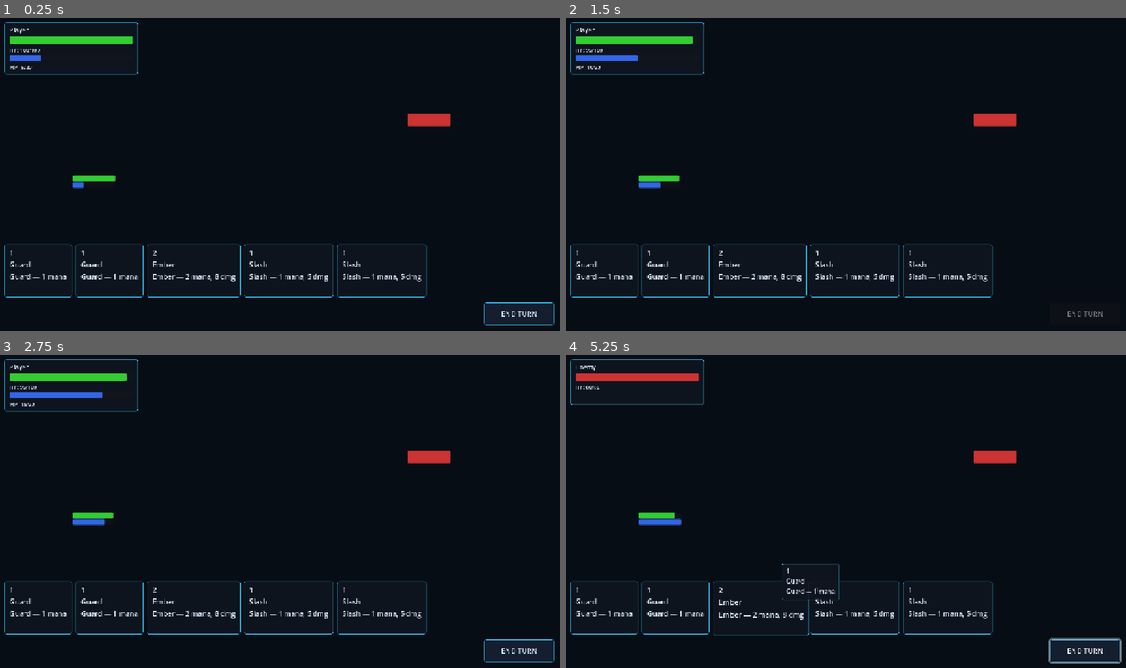
Above: before the commit, frames 1-4 (two rows, left to right).
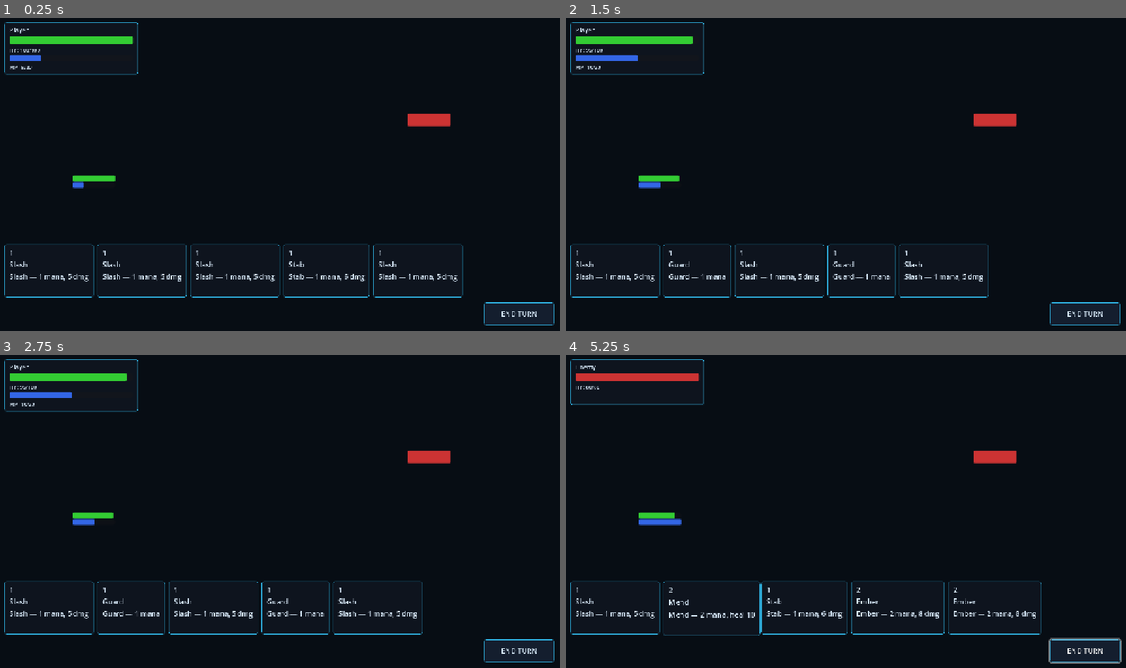
Above: after the commit, the same moments.

Repository: ruizeduardo8506/zero-g
Game: Godot game, scene res://scenes/combat/CombatScene.tscn
Same seed, same stepped clock (60 frames per second), same inputs: the game is played once before the commit and once after it.
Inputs (mouse positions are in pixels of both pictures, inside the frame that each line leads up to):
- Up to frame 1 (0.25 s): no input
- Up to frame 2 (1.5 s): click "END TURN" at 0.5 s; tap Enter (ui_accept) at 1.25 s; drag from (661, 199) to (997, 140) at 1.27 s
- Up to frame 3 (2.75 s): drag from (95, 517) to (431, 477) at 2.02 s
- Up to frame 4 (5.25 s): tap Enter (ui_accept) at 2.75, 4.25 s; hold Right (ui_right) 2.78-3.5 s; click (997, 477) at 2.92 s; drag from (997, 458) to (678, 464) at 3.52 s; drag from (605, 608) to (874, 511) at 4.27 s; drag from (678, 608) to (997, 477) at 5.02 s

The runs differ from the first frame. In frame 1, 1.8% of the frame differs, in the area x 1-83%, y 72-90%; in frame 2, 1.8%; in frame 3, 1.8%; in frame 4, 2.1%, in the area x 1-85%, y 66-90%.

Commit message:
Fix combat mana start and allow multi-card turns.
Start mana at 0 with +5 regen each player turn, auto-resolve single-target plays, and complete discard/draw plus enemy turn and win/loss flow.

Co-authored-by: Cursor <cursoragent@cursor.com>

Diff:
--- a/autoloads/deck_manager.gd
+++ b/autoloads/deck_manager.gd
@@ -24,6 +24,7 @@
 	hand.clear()
 	burn_pile.clear()
 	draw_pile.shuffle()
+	_emit_piles()
 
 
 func draw_cards(amount: int) -> void:
@@ -31,25 +32,66 @@
 		return
 	for _i: int in amount:
 		if hand.size() >= MAX_HAND_SIZE:
-			return
+			break
 		if draw_pile.is_empty():
 			_reshuffle_burn_pile()
 			if draw_pile.is_empty():
-				return
+				break
 		var card: Resource = draw_pile.pop_back()
 		hand.append(card)
+		EventBus.card_drawn.emit(card, "player")
+	_emit_piles()
+	EventBus.hand_updated.emit(_hand_as_card_data())
+
+
+## End-of-turn: all remaining hand cards go to the burn pile.
+func discard_hand() -> void:
+	if hand.is_empty():
+		EventBus.hand_discarded.emit()
+		_emit_piles()
+		return
+	for card: Resource in hand:
+		burn_pile.append(card)
+	hand.clear()
+	EventBus.hand_discarded.emit()
+	_emit_piles()
+	var empty_hand: Array[CardData] = []
+	EventBus.hand_updated.emit(empty_hand)
+
+
+## Move a played card hand → burn without re-emitting card_played (avoids recursion).
+func consume_card(card: Resource) -> bool:
+	if card == null:
+		return false
+	var index: int = hand.find(card)
+	if index < 0:
+		return false
+	hand.remove_at(index)
+	burn_pile.append(card)
+	_emit_piles()
+	return true
+
+
+## Undo a cancelled play — burn → hand.
+func return_card_to_hand(card: Resource) -> bool:
+	if card == null:
+		return false
+	var index: int = burn_pile.find(card)
+	if index < 0:
+		return false
+	burn_pile.remove_at(index)
+	hand.append(card)
+	_emit_piles()
+	return true
 
 
 func play_card(card: Resource, target: Node) -> void:
 	if card == null:
 		push_warning("DeckManager.play_card: card is null")
 		return
-	var index: int = hand.find(card)
-	if index < 0:
+	if not consume_card(card):
 		push_warning("DeckManager.play_card: card not in hand")
 		return
-	hand.remove_at(index)
-	burn_pile.append(card)
 	EventBus.card_played.emit(card, target)
 
 
@@ -63,3 +105,15 @@
 	EventBus.deck_shuffled.emit()
 	# GDD Fatigue: empty-draw reshuffle — combat applies mana burn / debuffs on this signal.
 	EventBus.fatigue_triggered.emit()
+
+
+func _emit_piles() -> void:
+	EventBus.piles_updated.emit(draw_pile.size(), burn_pile.size())
+
+
+func _hand_as_card_data() -> Array[CardData]:
+	var typed: Array[CardData] = []
+	for card: Resource in hand:
+		if card is CardData:
+			typed.append(card as CardData)
+	return typed
--- a/scripts/autoload/combat_state_machine.gd
+++ b/scripts/autoload/combat_state_machine.gd
@@ -48,6 +48,7 @@
 	EventBus.fatigue_triggered.connect(_on_fatigue_triggered)
 	EventBus.card_played.connect(_on_card_played)
 	EventBus.entity_clicked.connect(_on_entity_clicked)
+	EventBus.entity_died.connect(_on_entity_died)
 
 
 ## Call when a party CombatEntity enters combat (or leaves — pass null).
@@ -55,42 +56,94 @@
 	active_player_entity = entity
 
 
+func is_combat_over() -> bool:
+	return current_phase == Phase.VICTORY or current_phase == Phase.DEFEAT
+
+
 func start_combat() -> void:
 	turn_number = 0
 	is_player_turn = true
 	_clear_targeting_state()
 	_transition_to(Phase.SETUP)
+	# Opening hand + mana for the first player turn (GDD: draw 5).
+	_prepare_player_turn_resources()
 
 
 func end_combat(victory: bool) -> void:
-	_clear_targeting_state()
-	_transition_to(Phase.VICTORY if victory else Phase.DEFEAT)
+	_finish_combat(victory)
 
 
 func begin_player_turn() -> void:
+	if is_combat_over():
+		return
 	is_player_turn = true
 	turn_number += 1
 	_clear_targeting_state()
 	_transition_to(Phase.TURN_START)
 
 
+## After the enemy phase — regen mana, draw 5, then start the player turn.
+func end_enemy_turn() -> void:
+	if is_combat_over():
+		return
+	_prepare_player_turn_resources()
+	begin_player_turn()
+
+
 func enter_player_main() -> void:
+	if is_combat_over():
+		return
 	_transition_to(Phase.PLAYER_MAIN)
 
 
 func enter_targeting() -> void:
+	if is_combat_over():
+		return
 	_transition_to(Phase.WAITING_FOR_TARGET)
 
 
 func end_player_turn() -> void:
+	if is_combat_over():
+		return
+	DeckManager.discard_hand()
 	_clear_targeting_state()
 	_transition_to(Phase.TURN_END)
 
 
 func begin_enemy_turn() -> void:
+	if is_combat_over():
+		return
 	is_player_turn = false
 	_clear_targeting_state()
 	_transition_to(Phase.ENEMY_TURN)
+
+
+## Regen mana on all party CombatEntities, then draw the standard hand size.
+func _prepare_player_turn_resources() -> void:
+	_regenerate_player_mana()
+	DeckManager.draw_cards(GameConstants.HAND_START_SIZE)
+
+
+func _regenerate_player_mana() -> void:
+	var tree: SceneTree = get_tree()
+	if tree == null:
+		return
+	var players: Array[Node] = tree.get_nodes_in_group(PLAYER_GROUP)
+	for node: Node in players:
+		if is_instance_valid(node) and node.has_method("regenerate_mana"):
+			node.call("regenerate_mana")
+			if "current_mana" in node and "max_mana" in node:
+				EventBus.mana_updated.emit(
+					int(node.get("current_mana")),
+					int(node.get("max_mana")),
+				)
+
+
+## Abort an in-progress target selection and return to PLAYER_MAIN.
+func cancel_pending_play() -> void:
+	if current_phase != Phase.WAITING_FOR_TARGET:
+		return
+	_cancel_pending_card()
 
 
 func reset() -> void:
@@ -102,6 +155,8 @@
 
 
 func _input(event: InputEvent) -> void:
+	if is_combat_over():
+		return
 	if current_phase != Phase.WAITING_FOR_TARGET:
 		return
 	if pending_card == null:
@@ -126,7 +181,7 @@
 
 ## Card committed from hand.
 func _on_card_played(card_data: Resource, target: Node) -> void:
-	if _resolving_card:
+	if is_combat_over() or _resolving_card:
 		return
 	if current_phase != Phase.PLAYER_MAIN:
 		return
@@ -150,9 +205,23 @@
 		_resolve_card_on_target(target)
 		return
 
-	# Fallback click-to-target (no drag).
+	# Click-to-play with no drag target: auto-cast when only one valid target
+	# (prototype often has a single enemy), otherwise wait for a click.
+	_populate_valid_targets(card_data)
 	_transition_to(Phase.WAITING_FOR_TARGET)
+	if valid_targets.size() == 1:
+		_resolve_card_on_target(valid_targets[0])
+		return
+
 	EventBus.targeting_started.emit(card_data)
+	if valid_targets.is_empty():
+		EventBus.combat_log.emit("No valid targets for %s." % _resolve_card_name(card_data))
+		# Defer restore until card_played listeners finish consuming.
+		var cancelled: Resource = pending_card
+		_clear_targeting_state()
+		_transition_to(Phase.PLAYER_MAIN)
+		call_deferred("_emit_play_cancelled", cancelled)
+		return
 	EventBus.combat_log.emit("Select a target for %s." % _resolve_card_name(card_data))
 
 
@@ -223,8 +292,16 @@
 		EventBus.combat_log.emit("Cancelled %s." % _resolve_card_name(cancelled))
 
 
+func _emit_play_cancelled(card: Resource) -> void:
+	if card == null:
+		return
+	EventBus.card_play_cancelled.emit(card)
+
+
 ## Manual mouse/touch click targeting while WAITING_FOR_TARGET.
 func _on_entity_clicked(target: CombatEntity) -> void:
+	if is_combat_over():
+		return
 	if current_phase != Phase.WAITING_FOR_TARGET:
 		return
 	if pending_card == null or target == null:
@@ -233,6 +310,25 @@
 	if InputManager.is_using_controller:
 		return
 	_resolve_card_on_target(target)
+
+
+func _on_entity_died(entity_id: String) -> void:
+	if is_combat_over():
+		return
+	if entity_id == "player":
+		print("Game Over!")
+		_finish_combat(false)
+	elif entity_id == "enemy":
+		print("You Win!")
+		_finish_combat(true)
+
+
+func _finish_combat(victory: bool) -> void:
+	_clear_targeting_state()
+	_resolving_card = false
+	_transition_to(Phase.VICTORY if victory else Phase.DEFEAT)
+	EventBus.combat_log.emit("You Win!" if victory else "Game Over!")
+	EventBus.combat_ended.emit(victory)
 
 
 func _resolve_card_on_target(target: Node) -> void:
@@ -256,6 +352,8 @@
 		_resolving_card = false
 		_clear_targeting_state()
 		_transition_to(Phase.PLAYER_MAIN)
+		# Defer so card_played listeners finish consuming the card first.
+		call_deferred("_emit_play_cancelled", card)
 		return
 
 	if "current_mana" in player and "max_mana" in player:
@@ -274,7 +372,8 @@
 
 	_clear_targeting_state()
 	_resolving_card = false
-	_transition_to(Phase.PLAYER_MAIN)
+	if not is_combat_over():
+		_transition_to(Phase.PLAYER_MAIN)
 
 
 func _clear_targeting_state() -> void:
--- a/scripts/combat/combat_controller.gd
+++ b/scripts/combat/combat_controller.gd
@@ -22,50 +22,49 @@
 
 func start_combat(deck_cards: Array[CardData]) -> void:
 	player.reset_for_combat(deck_cards)
+	var resources: Array[Resource] = []
+	for card: CardData in deck_cards:
+		resources.append(card)
+	DeckManager.initialize_combat_deck(resources)
 	EventBus.combat_started.emit()
 	CombatStateMachine.start_combat()
 
 
 func try_play_card(card: CardData) -> bool:
+	if CombatStateMachine.is_combat_over():
+		return false
+	# Switching cards mid-target cancels the pending play and restores it.
+	if CombatStateMachine.current_phase == CombatStateMachine.Phase.WAITING_FOR_TARGET:
+		CombatStateMachine.cancel_pending_play()
 	if not _input_enabled:
 		return false
 	if CombatStateMachine.current_phase != CombatStateMachine.Phase.PLAYER_MAIN:
+		EventBus.combat_log.emit("Cannot play cards right now.")
 		return false
 	if card.is_dormant:
 		EventBus.combat_log.emit("Cannot play %s." % card.display_name)
 		return false
-	# Mana spend is owned by CombatStateMachine Action Resolver on the Player entity.
-	# Pre-check entity mana (or ManaPool fallback) before emitting card_played.
 	if not _can_afford_via_entity(card):
-		EventBus.combat_log.emit("Cannot play %s." % card.display_name)
-		return false
-	if player.deck.hand.find(card) < 0:
+		EventBus.combat_log.emit("Not enough mana for %s." % card.display_name)
+		return false
+	if DeckManager.hand.find(card) < 0:
 		return false
 	EventBus.card_played.emit(card, null)
-	# Hand consumption is handled in _on_event_bus_card_played.
 	return true
 
 
 func _on_event_bus_card_played(card: Resource, _target: Node) -> void:
-	if not (card is CardData):
-		return
-	var card_data: CardData = card as CardData
-	if player.deck.hand.find(card_data) < 0:
-		return
-	if not player.deck.play_card(card_data):
+	if not DeckManager.consume_card(card):
 		return
 	player.cards_played_this_turn += 1
 
 
 func _on_card_play_cancelled(card: Resource) -> void:
-	if not (card is CardData):
-		return
-	var card_data: CardData = card as CardData
-	if not player.deck.return_card_to_hand(card_data):
+	if not DeckManager.return_card_to_hand(card):
 		return
 	player.cards_played_this_turn = maxi(0, player.cards_played_this_turn - 1)
-	# Re-spawn hand visual for the restored card.
-	EventBus.card_drawn.emit(card_data, player.display_name)
+	_sync_mana_pool_from_player_entity()
+	EventBus.card_drawn.emit(card, player.display_name)
 
 
 func _can_afford_via_entity(card: CardData) -> bool:
@@ -117,56 +116,67 @@
 			_handle_turn_end()
 		CombatStateMachine.Phase.ENEMY_TURN:
 			_handle_enemy_turn()
+		CombatStateMachine.Phase.VICTORY, CombatStateMachine.Phase.DEFEAT:
+			_handle_combat_over()
 
 
 func _handle_setup() -> void:
-	player.deck.draw_cards(GameConstants.HAND_START_SIZE)
-	EventBus.combat_log.emit("Combat started. Drew %d cards." % GameConstants.HAND_START_SIZE)
+	EventBus.combat_log.emit("Combat started.")
 	CombatStateMachine.begin_player_turn()
 
 
 func _handle_turn_start() -> void:
-	player.begin_turn()
-	_sync_player_entity_mana_from_pool()
+	if CombatStateMachine.is_combat_over():
+		return
+	player.cards_played_this_turn = 0
+	_sync_mana_pool_from_player_entity()
 	EventBus.turn_started.emit(CombatStateMachine.turn_number, player.display_name)
-	EventBus.combat_log.emit("Turn %d — mana regenerated." % CombatStateMachine.turn_number)
+	EventBus.combat_log.emit("Turn %d — mana regenerated, hand drawn." % CombatStateMachine.turn_number)
 	CombatStateMachine.enter_player_main()
 
 
 func _sync_player_entity_mana_from_pool() -> void:
-	var entity: Node = _get_player_entity()
-	if entity == null:
-		return
-	if "current_mana" in entity:
-		entity.set("current_mana", player.mana.current)
-	if "max_mana" in entity:
-		entity.set("max_mana", player.mana.cap)
-	if entity.has_method("_broadcast_stats"):
-		entity.call("_broadcast_stats")
-	elif entity.has_method("regenerate_mana"):
-		# Fallback: at least push EventBus mana if broadcast helper missing.
-		EventBus.mana_changed.emit("player", player.mana.current, player.mana.cap)
+	# Mana regen is owned by CombatStateMachine → CombatEntity.regenerate_mana().
+	_sync_mana_pool_from_player_entity()
 
 
 func _handle_player_main() -> void:
+	if CombatStateMachine.is_combat_over():
+		_input_enabled = false
+		return
 	_input_enabled = true
+	_sync_mana_pool_from_player_entity()
 	EventBus.combat_log.emit("Select a card or end your turn.")
 
 
 func _handle_turn_end() -> void:
+	if CombatStateMachine.is_combat_over():
+		return
 	EventBus.turn_ended.emit(CombatStateMachine.turn_number)
 	CombatStateMachine.begin_enemy_turn()
 
 
 func _handle_enemy_turn() -> void:
+	if CombatStateMachine.is_combat_over():
+		return
 	var enemy: Node = get_parent().get_node_or_null("Enemy")
-	var player_entity: Node = get_parent().get_node_or_null("Player")
-	if enemy != null and enemy.has_method("take_turn") and enemy.has_method("is_alive") and enemy.call("is_alive"):
-		enemy.call("take_turn", player_entity)
+	if (
+		enemy != null
+		and enemy.has_method("take_turn")
+		and enemy.has_method("is_alive")
+		and enemy.call("is_alive")
+	):
+		# EnemyAI.take_turn awaits think/lunge and calls end_enemy_turn itself.
+		await enemy.take_turn()
 	else:
 		EventBus.combat_log.emit("Enemy turn (stub).")
-	await get_tree().create_timer(0.6).timeout
-	CombatStateMachine.begin_player_turn()
+		await get_tree().create_timer(0.6).timeout
+		if not CombatStateMachine.is_combat_over():
+			CombatStateMachine.end_enemy_turn()
+
+
+func _handle_combat_over() -> void:
+	_input_enabled = false
 
 
 func _on_hand_changed(hand: Array[CardData]) -> void:
--- a/scripts/combat/combat_entity.gd
+++ b/scripts/combat/combat_entity.gd
@@ -30,7 +30,8 @@
 	if entity_id.is_empty():
 		entity_id = name
 	current_hp = max_hp
-	current_mana = max_mana
+	# GDD: mana starts empty; +base_mana_regen at the start of each player turn.
+	current_mana = 0
 	_setup_click_area()
 	_spawn_entity_ui()
 	# Defer so CombatHud / other subscribers finish connecting in _ready first.
--- a/scripts/combat/combat_scene.gd
+++ b/scripts/combat/combat_scene.gd
@@ -41,8 +41,11 @@
 	var live_phase: int = CombatStateMachine.current_phase
 	var phase_name: String = CombatStateMachine.Phase.keys()[live_phase]
 	_hud.update_turn(CombatStateMachine.turn_number, phase_name)
-	var is_player_main: bool = live_phase == CombatStateMachine.Phase.PLAYER_MAIN
-	_hud.set_interaction_enabled(is_player_main)
+	var can_act: bool = (
+		live_phase == CombatStateMachine.Phase.PLAYER_MAIN
+		and not CombatStateMachine.is_combat_over()
+	)
+	_hud.set_interaction_enabled(can_act)
 
 
 func _on_hand_updated(hand: Array[CardData]) -> void:
--- a/scripts/combat/enemy_ai.gd
+++ b/scripts/combat/enemy_ai.gd
@@ -4,10 +4,13 @@
 ## Simple fixed-pattern enemy for Phase 2 combat (GDD: standard enemies use fixed AI).
 ## Attach to an Enemy node with entity_id = "enemy".
 
+const THINK_DELAY_SEC: float = 0.55
+const LUNGE_OFFSET := Vector2(-48, 0)
+const LUNGE_OUT_SEC: float = 0.08
+const LUNGE_BACK_SEC: float = 0.12
+
 @export var attack_damage: int = 5
 @export var telegraph_text: String = "Enemy prepares a strike."
-
-var _telegraphed_damage: int = 0
 
 
 func _ready() -> void:
@@ -16,14 +19,49 @@
 	super._ready()
 
 
-## Called during the enemy phase. Telegraphs next hit, then resolves last telegraph.
-func take_turn(player_target: CombatEntity = null) -> void:
+## Entry point from CombatController during ENEMY_TURN.
+func take_turn(_player_target: Node = null) -> void:
+	await _on_turn_started()
+
+
+## Think → pick a random living party member → damage + lunge → end turn.
+func _on_turn_started() -> void:
 	if not is_alive():
+		CombatStateMachine.end_enemy_turn()
 		return
-	if _telegraphed_damage > 0 and player_target != null and player_target.is_alive():
-		player_target.take_damage(_telegraphed_damage)
-		EventBus.combat_log.emit(
-			"Enemy hits for %d damage." % _telegraphed_damage
-		)
-	_telegraphed_damage = attack_damage
+
 	EventBus.combat_log.emit(telegraph_text)
+	await get_tree().create_timer(THINK_DELAY_SEC).timeout
+
+	if not is_alive():
+		CombatStateMachine.end_enemy_turn()
+		return
+
+	var players: Array[Node] = get_tree().get_nodes_in_group("player")
+	var living: Array[Node] = []
+	for node: Node in players:
+		if is_instance_valid(node) and node.has_method("is_alive") and node.call("is_alive"):
+			living.append(node)
+
+	if living.is_empty():
+		EventBus.combat_log.emit("Enemy finds no targets.")
+		CombatStateMachine.end_enemy_turn()
+		return
+
+	var target: Node = living[randi() % living.size()]
+	if target.has_method("take_damage"):
+		target.call("take_damage", attack_damage)
+		var target_id: String = str(target.get("entity_id")) if "entity_id" in target else target.name
+		EventBus.combat_log.emit("Enemy hits %s for %d damage." % [target_id, attack_damage])
+
+	await _play_attack_lunge()
+	CombatStateMachine.end_enemy_turn()
+
+
+func _play_attack_lunge() -> void:
+	var origin: Vector2 = position
+	var tween: Tween = create_tween()
+	tween.set_trans(Tween.TRANS_SINE).set_ease(Tween.EASE_OUT)
+	tween.tween_property(self, "position", origin + LUNGE_OFFSET, LUNGE_OUT_SEC)
+	tween.tween_property(self, "position", origin, LUNGE_BACK_SEC)
+	await tween.finished
--- a/scripts/ui/card_visual.gd
+++ b/scripts/ui/card_visual.gd
@@ -57,7 +57,7 @@
 func _gui_input(event: InputEvent) -> void:
 	if card_data == null:
 		return
-	# Click / tap selects card for manual targeting (drag uses _get_drag_data instead).
+	# Click / tap selects card for targeting (drag uses _get_drag_data instead).
 	if event is InputEventMouseButton:
 		var mouse: InputEventMouseButton = event
 		if not mouse.pressed and mouse.button_index == MOUSE_BUTTON_LEFT:
--- a/scripts/ui/hand_ui.gd
+++ b/scripts/ui/hand_ui.gd
@@ -11,6 +11,8 @@
 
 
 func _ready() -> void:
+	# Ignore empty container hits so world/entity clicks pass through.
+	mouse_filter = Control.MOUSE_FILTER_IGNORE
 	EventBus.card_drawn.connect(_on_card_drawn)
 	EventBus.card_played.connect(_on_card_played)
 	EventBus.hand_discarded.connect(_on_hand_discarded)
